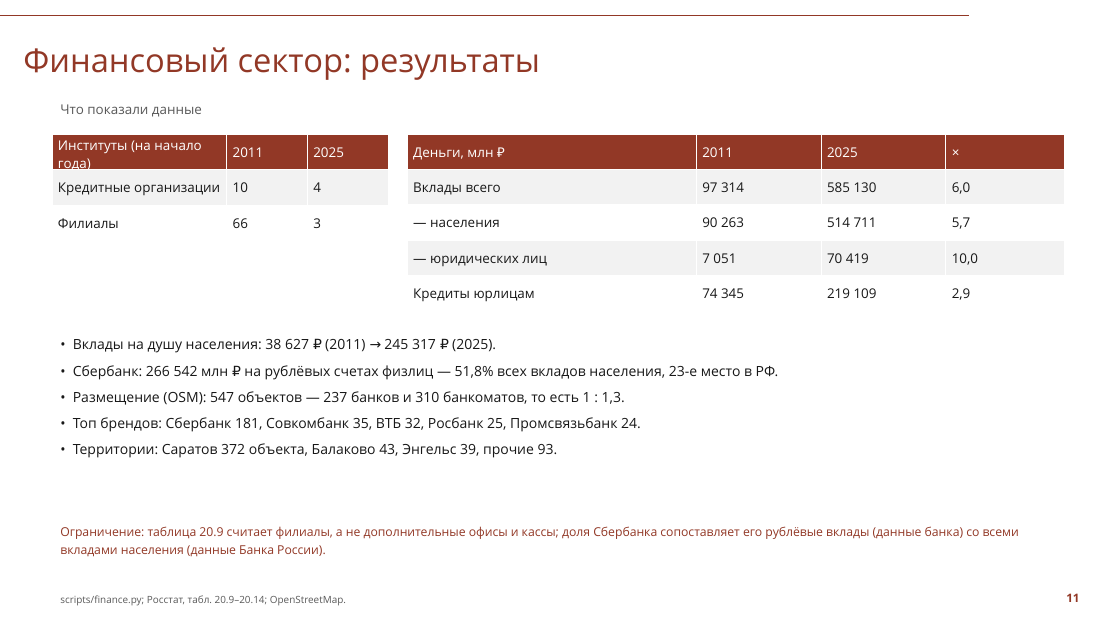
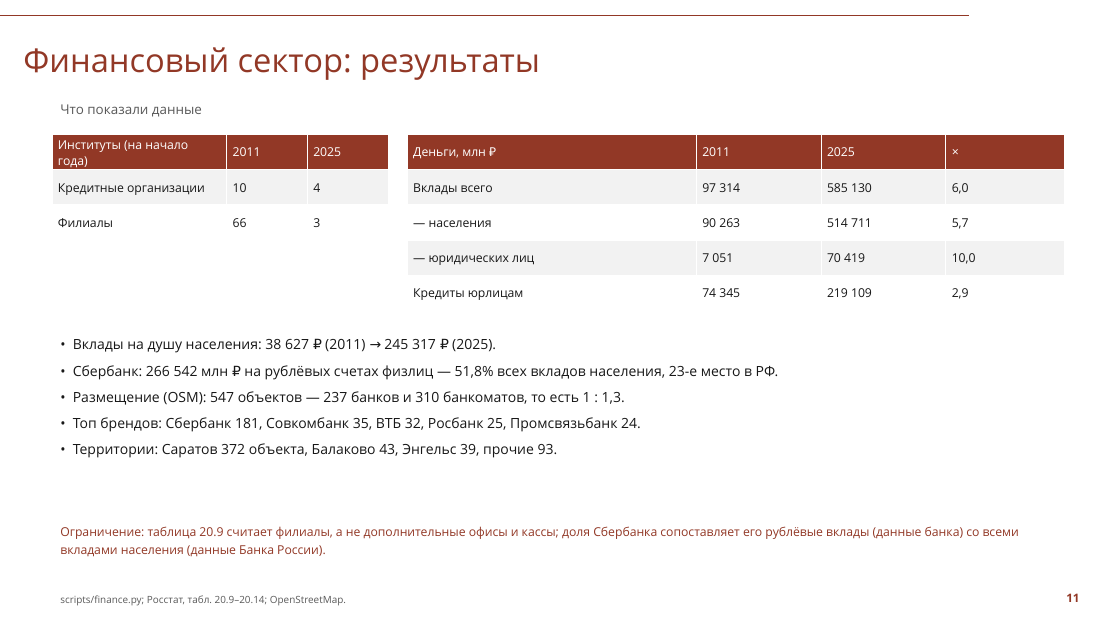
Before and after one commit to Seabas1/Analysis-of-regions, a slide deck: slide 11 of Саратовская_область_презентация_СПбГУ.pptx. Drawn at 1120x630 pixels with LibreOffice and Linux fonts; fonts in the diff are those of the drawing; background and template pictures are left out. Boxes give left, top, right and bottom in pixels: in the first picture for what was removed or moved away, otherwise in the second. Text is boxed around its words. In the diff, an @@ line names an element or a change of style, - is before the commit and + after.

```diff
--- a/Саратовская_область_презентация_СПбГУ.pptx
+++ b/Саратовская_область_презентация_СПбГУ.pptx
@@ table at (52, 134, 388, 240) @@
@@ size 11.5 to 10.5 pt @@
@@ table at (408, 134, 1065, 311) @@
@@ size 11.5 to 10.5 pt @@
```
Also in this commit, not shown: 4 other slides changed, 2 other files.
